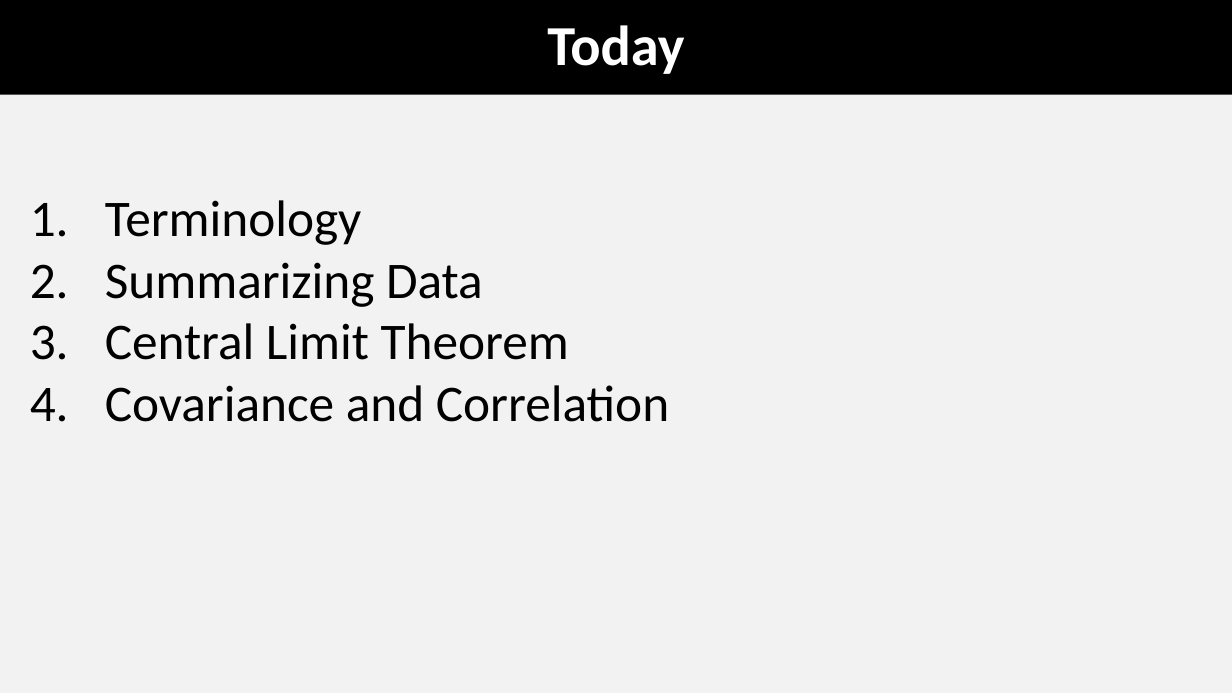
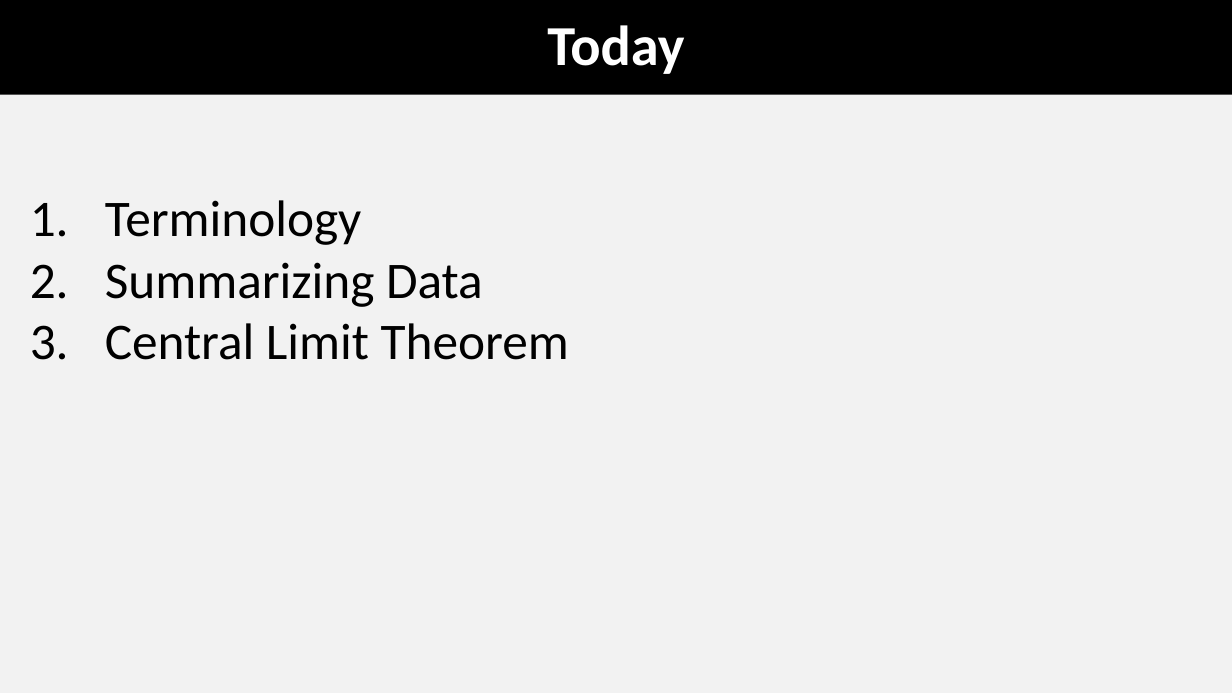
Before and after one commit to coleoguy/coleoguy.github.io, a slide deck: slide 3 of teaching/expdes/lec2.pptx. Drawn at 1232x693 pixels with LibreOffice and Linux fonts; fonts in the diff are those of the drawing. Boxes give left, top, right and bottom in pixels: in the first picture for what was removed or moved away, otherwise in the second. Text is boxed around its words. In the diff, an @@ line names an element or a change of style, - is before the commit and + after.

```diff
--- a/teaching/expdes/lec2.pptx
+++ b/teaching/expdes/lec2.pptx
@@ text at (x1=105, y1=385, x2=669, y2=422): paragraph removed @@
-4. Covariance and Correlation
```
Also in this commit, not shown: 1 other slide changed, 3 other files.
